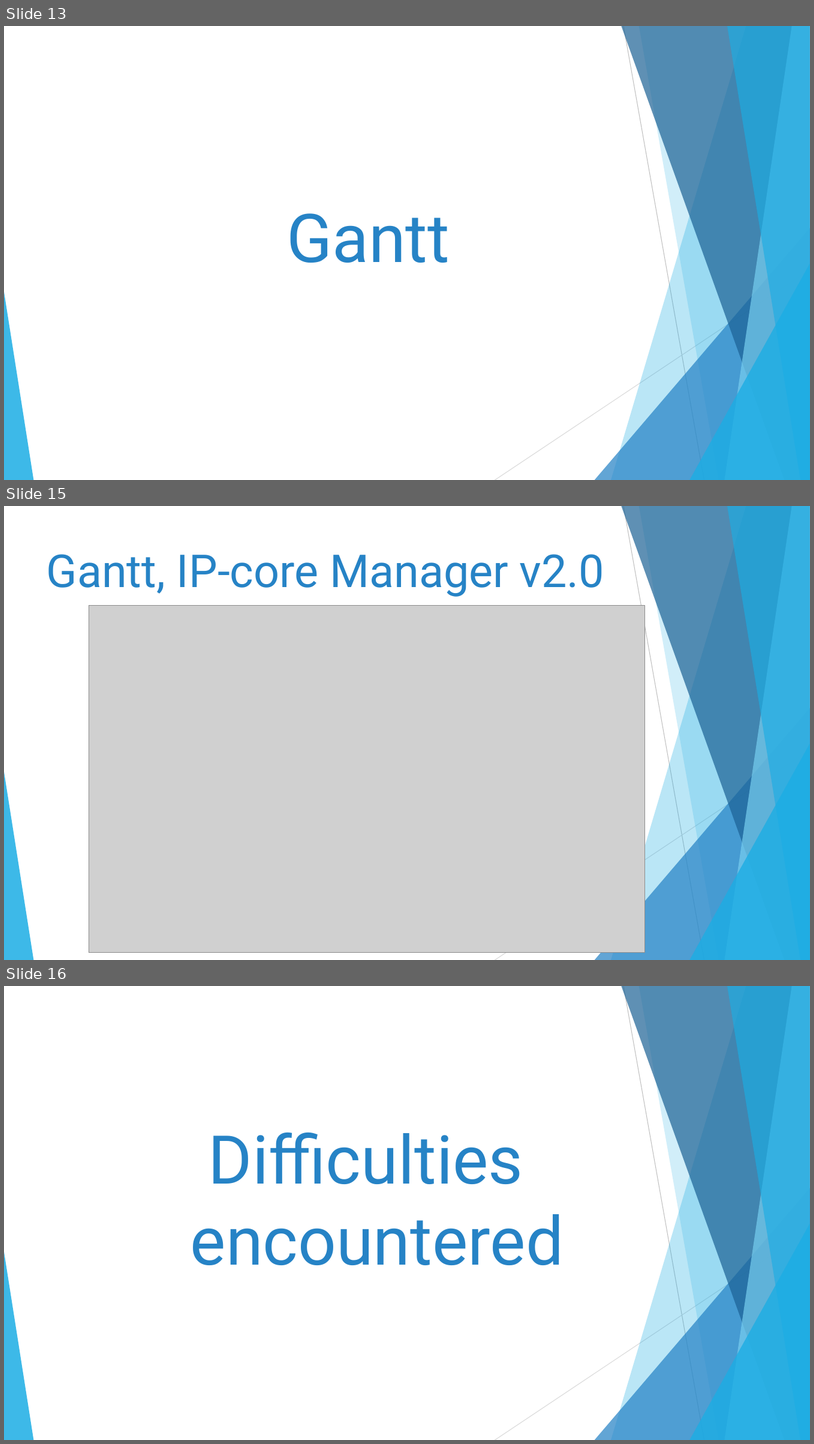
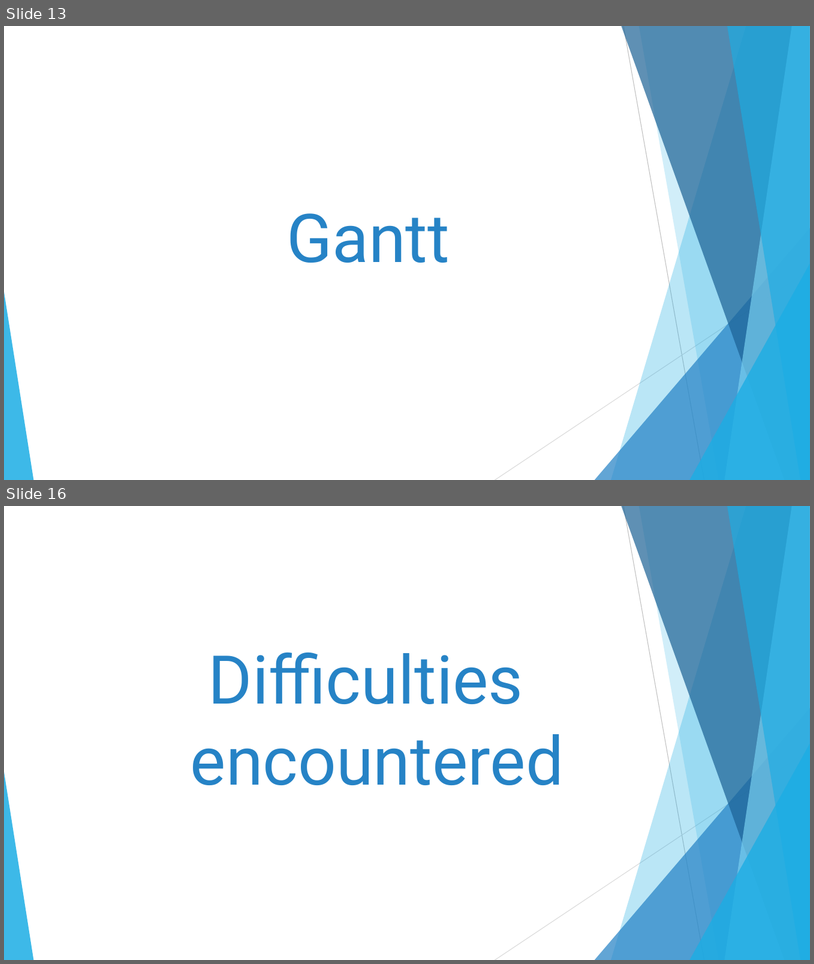
Before and after one commit to Garolla/IPMANAGER, a slide deck: slides/GINA_SDP_final.pptx. Shown one above the other, each under a label of ours: slides 13, 15 and 16 before the commit, slides 13 and 16 after it; the slides between them are not shown. The pictures are 814x1444 and 814x964 pixels, drawn with LibreOffice and Linux fonts; fonts in the diff are those of the drawing; grey boxes stand for pictures. Boxes give left, top, right and bottom in pixels: in the first picture for what was removed or moved away, otherwise in the second. Text is boxed around its words. In the diff, an @@ line names an element or a change of style, - is before the commit and + after.

Commit message:
updating gantt slides

```diff
--- a/slides/GINA_SDP_final.pptx
+++ b/slides/GINA_SDP_final.pptx
@@ slide 15 removed at bbox=[4, 506, 810, 960], background #FFFFFF; not listed: 10 template elements that a slide beside it also shows @@
@@ text removed at bbox=[47, 554, 605, 597] @@
-Gantt, IP-core Manager v2.0
@@ picture removed at bbox=[89, 605, 645, 952] @@
```
Also in this commit, not shown: 3 slides changed, 4 slides added, 3 other slides removed.
